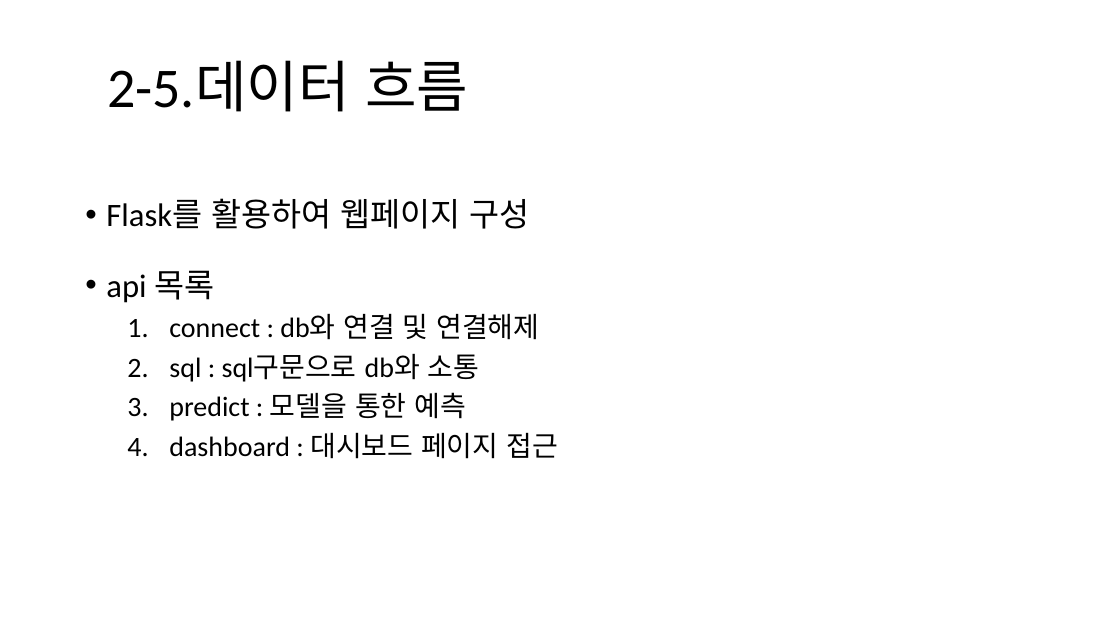
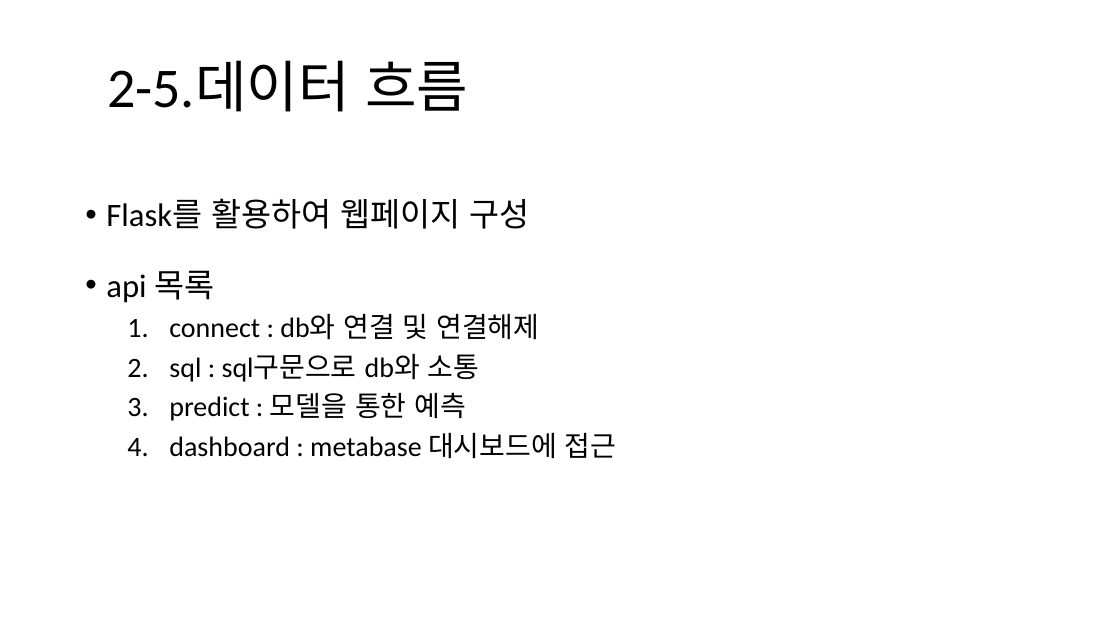
Before and after one commit to KHP95/section4-project, a slide deck: slide 8 of AI_18_박경훈_Section4.pptx. Drawn at 1120x630 pixels with LibreOffice and Linux fonts; fonts in the diff are those of the drawing. Boxes give left, top, right and bottom in pixels: in the first picture for what was removed or moved away, otherwise in the second. Text is boxed around its words. In the diff, an @@ line names an element or a change of style, - is before the commit and + after.

```diff
--- a/AI_18_박경훈_Section4.pptx
+++ b/AI_18_박경훈_Section4.pptx
@@ text at (169, 432, 617, 459): text changed @@
-  4. dashboard : 대시보드 페이지 접근
+  4. dashboard : metabase 대시보드에 접근
```
Also in this commit, not shown: 1 other slide changed, 2 other files.
